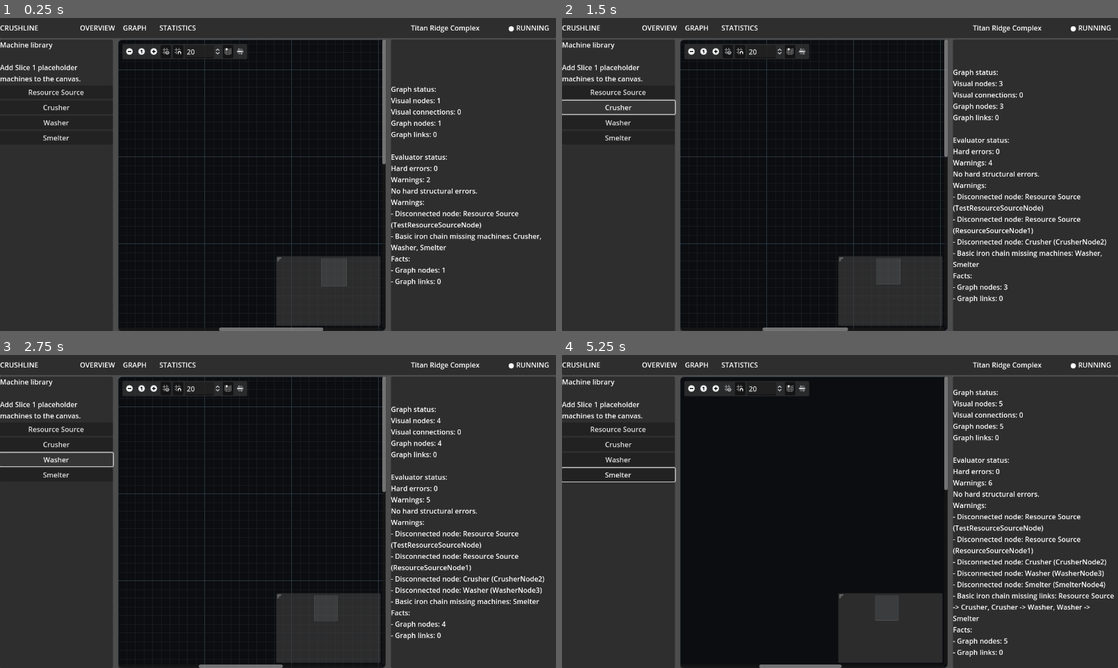
Above: before the commit, frames 1-4 (two rows, left to right).
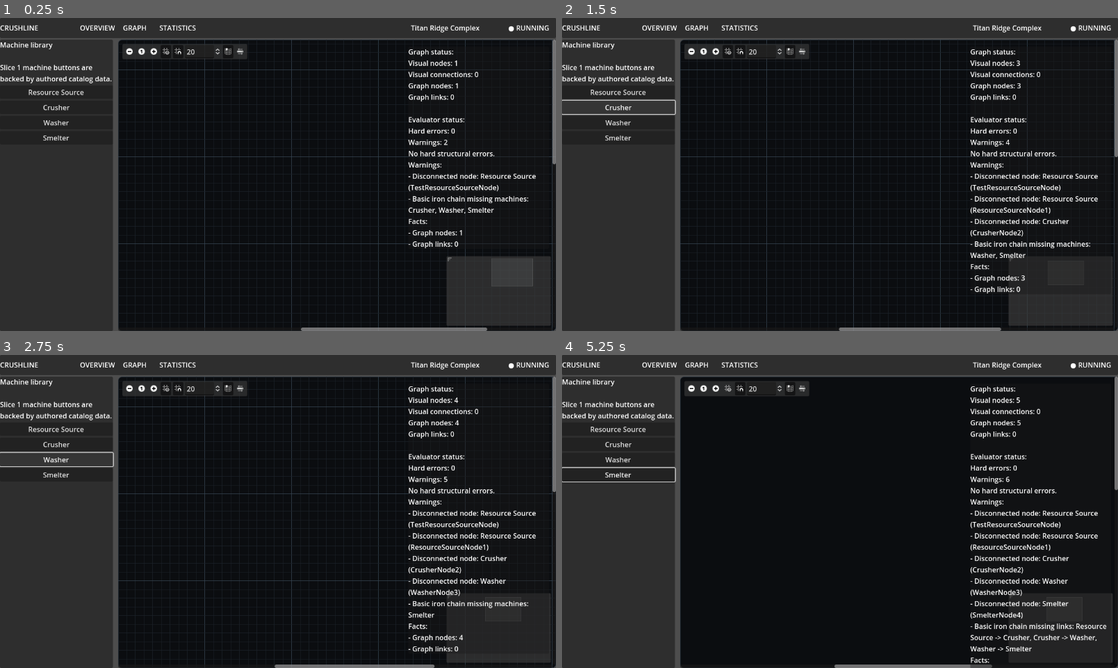
Above: after the commit, the same moments.

Repository: killerbearddude/Crushline-Godot
Game: Godot game, scene res://scenes/main/Main.tscn
Same seed, same stepped clock (60 frames per second), same inputs: the game is played once before the commit and once after it.
Inputs (mouse positions are in pixels of both pictures, inside the frame that each line leads up to):
- Up to frame 1 (0.25 s): no input
- Up to frame 2 (1.5 s): click "Resource Source" at 0.5 s; click "Crusher" at 1.25 s
- Up to frame 3 (2.75 s): click "Washer" at 2 s
- Up to frame 4 (5.25 s): click "Smelter" at 2.75 s; click (689, 389) at 3.5 s; click (717, 389) at 4.25 s; click (728, 389) at 5 s

The runs differ from the first frame. In frame 1, 26% of the frame differs, in the area x 0-100%, y 6-100%; in frame 2, 26%; in frame 3, 26%; in frame 4, 29%.

Commit message:
Add Slice 1 machine catalog (#14)
* Add Slice 1 machine catalog

* Track Slice 1 machine catalog UID

* Bind machine buttons from Slice 1 catalog

* Create graph nodes from catalog data

* Keep catalog node creation compatible with current node script

* Update machine library copy for catalog data

* Move diagnostics into graph overlay

* Point diagnostics text at graph overlay

Diff:
--- a/scenes/main/Main.tscn
+++ b/scenes/main/Main.tscn
@@ -74,7 +74,7 @@
 
 [node name="MachineLibraryLabel" type="Label" parent="Root/Body/MachineLibraryPanel/MachineLibraryContents"]
 layout_mode = 2
-text = "Machine library\n\nAdd Slice 1 placeholder machines to the canvas."
+text = "Machine library\n\nSlice 1 machine buttons are backed by authored catalog data."
 autowrap_mode = 3
 
 [node name="AddResourceSourceButton" type="Button" parent="Root/Body/MachineLibraryPanel/MachineLibraryContents"]
@@ -93,19 +93,32 @@
 layout_mode = 2
 text = "Smelter"
 
-[node name="WorkArea" type="HSplitContainer" parent="Root/Body"]
+[node name="WorkArea" type="Control" parent="Root/Body"]
 layout_mode = 2
 size_flags_horizontal = 3
 
 [node name="ProductionGraphView" parent="Root/Body/WorkArea" instance=ExtResource("1")]
+layout_mode = 1
+anchors_preset = 15
+anchor_right = 1.0
+anchor_bottom = 1.0
+grow_horizontal = 2
+grow_vertical = 2
+
+[node name="DiagnosticsOverlay" type="PanelContainer" parent="Root/Body/WorkArea"]
+custom_minimum_size = Vector2(320, 0)
+layout_mode = 1
+anchor_left = 1.0
+anchor_right = 1.0
+offset_left = -340.0
+offset_top = 16.0
+offset_right = -16.0
+offset_bottom = 260.0
+mouse_filter = 2
+self_modulate = Color(1, 1, 1, 0.72)
+
+[node name="DiagnosticsLabel" type="Label" parent="Root/Body/WorkArea/DiagnosticsOverlay"]
 layout_mode = 2
-size_flags_horizontal = 3
-
-[node name="DiagnosticsPanel" type="PanelContainer" parent="Root/Body/WorkArea"]
-custom_minimum_size = Vector2(380, 0)
-layout_mode = 2
-
-[node name="DiagnosticsLabel" type="Label" parent="Root/Body/WorkArea/DiagnosticsPanel"]
-layout_mode = 2
-text = "OBJECTIVES\n\nBuild a valid iron scaffold.\n\nALERTS\n\nWaiting for graph activity."
+mouse_filter = 2
+text = "DEBUG\n\nWaiting for graph activity."
 autowrap_mode = 3
--- /dev/null
+++ b/scripts/content/slice1_machine_catalog.gd
@@ -0,0 +1,82 @@
+extends RefCounted
+
+const MACHINE_IDS: Array[String] = [
+	"resource_source",
+	"crusher",
+	"washer",
+	"smelter",
+]
+
+const DEFINITIONS := {
+	"resource_source": {
+		"id": "resource_source",
+		"display_name": "Resource Source",
+		"subtitle": "SOURCE",
+		"button_path": "Root/Body/MachineLibraryPanel/MachineLibraryContents/AddResourceSourceButton",
+		"input_resource": "none",
+		"output_resource": "Iron Ore",
+		"nominal_rate_per_minute": 720,
+		"rate_label": "720/m",
+		"footer_label": "external feed / no input required",
+	},
+	"crusher": {
+		"id": "crusher",
+		"display_name": "Crusher",
+		"subtitle": "MECHANICAL",
+		"button_path": "Root/Body/MachineLibraryPanel/MachineLibraryContents/AddCrusherButton",
+		"input_resource": "Iron Ore",
+		"output_resource": "Crushed Iron Ore",
+		"nominal_rate_per_minute": 480,
+		"rate_label": "480/m",
+		"footer_label": "route pending",
+	},
+	"washer": {
+		"id": "washer",
+		"display_name": "Washer",
+		"subtitle": "FLUID",
+		"button_path": "Root/Body/MachineLibraryPanel/MachineLibraryContents/AddWasherButton",
+		"input_resource": "Crushed Iron Ore",
+		"output_resource": "Washed Iron Ore",
+		"byproduct_resource": "Slurry",
+		"nominal_rate_per_minute": 360,
+		"rate_label": "360/m",
+		"footer_label": "byproduct: Slurry",
+	},
+	"smelter": {
+		"id": "smelter",
+		"display_name": "Smelter",
+		"subtitle": "THERMAL",
+		"button_path": "Root/Body/MachineLibraryPanel/MachineLibraryContents/AddSmelterButton",
+		"input_resource": "Washed Iron Ore",
+		"output_resource": "Iron Ingot",
+		"nominal_rate_per_minute": 180,
+		"rate_label": "180/m",
+		"footer_label": "power required soon",
+	},
+}
+
+static func machine_ids() -> Array[String]:
+	return MACHINE_IDS.duplicate()
+
+
+static func get_machine_definition(machine_id: String) -> Dictionary:
+	return DEFINITIONS.get(machine_id, {}).duplicate(true)
+
+
+static func input_port_label(definition: Dictionary) -> String:
+	return "In: %s" % definition.get("input_resource", "input")
+
+
+static func output_port_label(definition: Dictionary) -> String:
+	return "Out: %s" % definition.get("output_resource", "output")
+
+
+static func button_tooltip(definition: Dictionary) -> String:
+	var input_resource := str(definition.get("input_resource", "input"))
+	var output_resource := str(definition.get("output_resource", "output"))
+	var rate_label := str(definition.get("rate_label", "ready"))
+	var byproduct := str(definition.get("byproduct_resource", ""))
+	var text := "%s -> %s at %s" % [input_resource, output_resource, rate_label]
+	if not byproduct.is_empty():
+		text += "\nByproduct: %s" % byproduct
+	return text
--- a/scripts/ui/graph_view_controller.gd
+++ b/scripts/ui/graph_view_controller.gd
@@ -6,6 +6,7 @@
 const MACHINE_GRAPH_NODE_SCENE_PATH := "res://scenes/graph/MachineGraphNode.tscn"
 const CanvasAdapter = preload("res://scripts/graph/canvas_adapter.gd")
 const GraphEvaluator = preload("res://scripts/simulation/graph_evaluator.gd")
+const Slice1MachineCatalog = preload("res://scripts/content/slice1_machine_catalog.gd")
 const PORT_TYPE_RESOURCE := 0
 const CANVAS_BG := Color(0.045, 0.050, 0.062)
 const CANVAS_BORDER := Color(0.14, 0.18, 0.22)
@@ -31,6 +32,21 @@
 	_refresh_graph_model()
 
 
+func add_machine_node(machine_id: String) -> void:
+	var definition := Slice1MachineCatalog.get_machine_definition(machine_id)
+	if definition.is_empty():
+		status_text_changed.emit("Unknown machine definition: %s" % machine_id)
+		return
+
+	next_node_index += 1
+	var display_name := str(definition.get("display_name", machine_id))
+	var node_name := "%sNode%d" % [display_name.replace(" ", ""), next_node_index]
+	var position := Vector2(360.0 + (next_node_index * 40.0), 120.0 + (next_node_index * 30.0))
+	_create_machine_node_from_definition(node_name, definition, position)
+	_refresh_graph_model()
+	status_text_changed.emit(_describe_graph_status())
+
+
 func add_placeholder_machine_node(machine_display_name: String, input_port_label: String, output_port_label: String) -> void:
 	next_node_index += 1
 	var node_name := "%sNode%d" % [machine_display_name.replace(" ", ""), next_node_index]
@@ -102,7 +118,12 @@
 	if has_node(TEST_NODE_NAME):
 		return
 
-	_create_machine_node(TEST_NODE_NAME, "Resource Source", "In: none", "Out: Iron Ore", Vector2(80.0, 80.0))
+	var definition := Slice1MachineCatalog.get_machine_definition("resource_source")
+	if definition.is_empty():
+		_create_machine_node(TEST_NODE_NAME, "Resource Source", "In: none", "Out: Iron Ore", Vector2(80.0, 80.0))
+		return
+
+	_create_machine_node_from_definition(TEST_NODE_NAME, definition, Vector2(80.0, 80.0))
 
 
 func _create_machine_node(node_name: String, machine_display_name: String, input_port_label: String, output_port_label: String, position: Vector2) -> void:
@@ -115,6 +136,16 @@
 	graph_node.set("output_port_label", output_port_label)
 
 	add_child(graph_node)
+
+
+func _create_machine_node_from_definition(node_name: String, definition: Dictionary, position: Vector2) -> void:
+	_create_machine_node(
+		node_name,
+		str(definition.get("display_name", node_name)),
+		Slice1MachineCatalog.input_port_label(definition),
+		Slice1MachineCatalog.output_port_label(definition),
+		position
+	)
 
 
 func _refresh_graph_model() -> void:
--- a/scripts/ui/main_controller.gd
+++ b/scripts/ui/main_controller.gd
@@ -1,13 +1,12 @@
 extends Control
 
+const Slice1MachineCatalog = preload("res://scripts/content/slice1_machine_catalog.gd")
+
 @onready var graph_view := get_node("Root/Body/WorkArea/ProductionGraphView") as GraphEdit
-@onready var diagnostics_label := get_node("Root/Body/WorkArea/DiagnosticsPanel/DiagnosticsLabel") as Label
+@onready var diagnostics_label := get_node("Root/Body/WorkArea/DiagnosticsOverlay/DiagnosticsLabel") as Label
 
 func _ready() -> void:
-	_bind_button("Root/Body/MachineLibraryPanel/MachineLibraryContents/AddResourceSourceButton", "Resource Source", "In: none", "Out: Iron Ore")
-	_bind_button("Root/Body/MachineLibraryPanel/MachineLibraryContents/AddCrusherButton", "Crusher", "In: Iron Ore", "Out: Crushed Iron Ore")
-	_bind_button("Root/Body/MachineLibraryPanel/MachineLibraryContents/AddWasherButton", "Washer", "In: Crushed Iron Ore", "Out: Washed Iron Ore")
-	_bind_button("Root/Body/MachineLibraryPanel/MachineLibraryContents/AddSmelterButton", "Smelter", "In: Washed Iron Ore", "Out: Iron Ingot")
+	_bind_machine_buttons()
 
 	if graph_view.has_signal("status_text_changed"):
 		graph_view.connect("status_text_changed", _on_graph_status_text_changed)
@@ -16,14 +15,27 @@
 		diagnostics_label.text = graph_view.call("describe_graph_status")
 
 
-func _bind_button(button_path: String, machine_display_name: String, input_port_label: String, output_port_label: String) -> void:
-	var button := get_node(button_path) as Button
-	button.pressed.connect(_on_add_machine_pressed.bind(machine_display_name, input_port_label, output_port_label))
+func _bind_machine_buttons() -> void:
+	for machine_id in Slice1MachineCatalog.machine_ids():
+		var definition := Slice1MachineCatalog.get_machine_definition(machine_id)
+		_bind_machine_button(machine_id, definition)
 
 
-func _on_add_machine_pressed(machine_display_name: String, input_port_label: String, output_port_label: String) -> void:
-	if graph_view.has_method("add_placeholder_machine_node"):
-		graph_view.call("add_placeholder_machine_node", machine_display_name, input_port_label, output_port_label)
+func _bind_machine_button(machine_id: String, definition: Dictionary) -> void:
+	var button_path := str(definition.get("button_path", ""))
+	var button := get_node_or_null(button_path) as Button
+	if button == null:
+		push_warning("Missing machine library button for %s at %s" % [machine_id, button_path])
+		return
+
+	button.text = str(definition.get("display_name", machine_id))
+	button.tooltip_text = Slice1MachineCatalog.button_tooltip(definition)
+	button.pressed.connect(_on_add_machine_pressed.bind(machine_id))
+
+
+func _on_add_machine_pressed(machine_id: String) -> void:
+	if graph_view.has_method("add_machine_node"):
+		graph_view.call("add_machine_node", machine_id)
 
 
 func _on_graph_status_text_changed(text: String) -> void:
Not shown, added: scripts/content/slice1_machine_catalog.gd.uid
